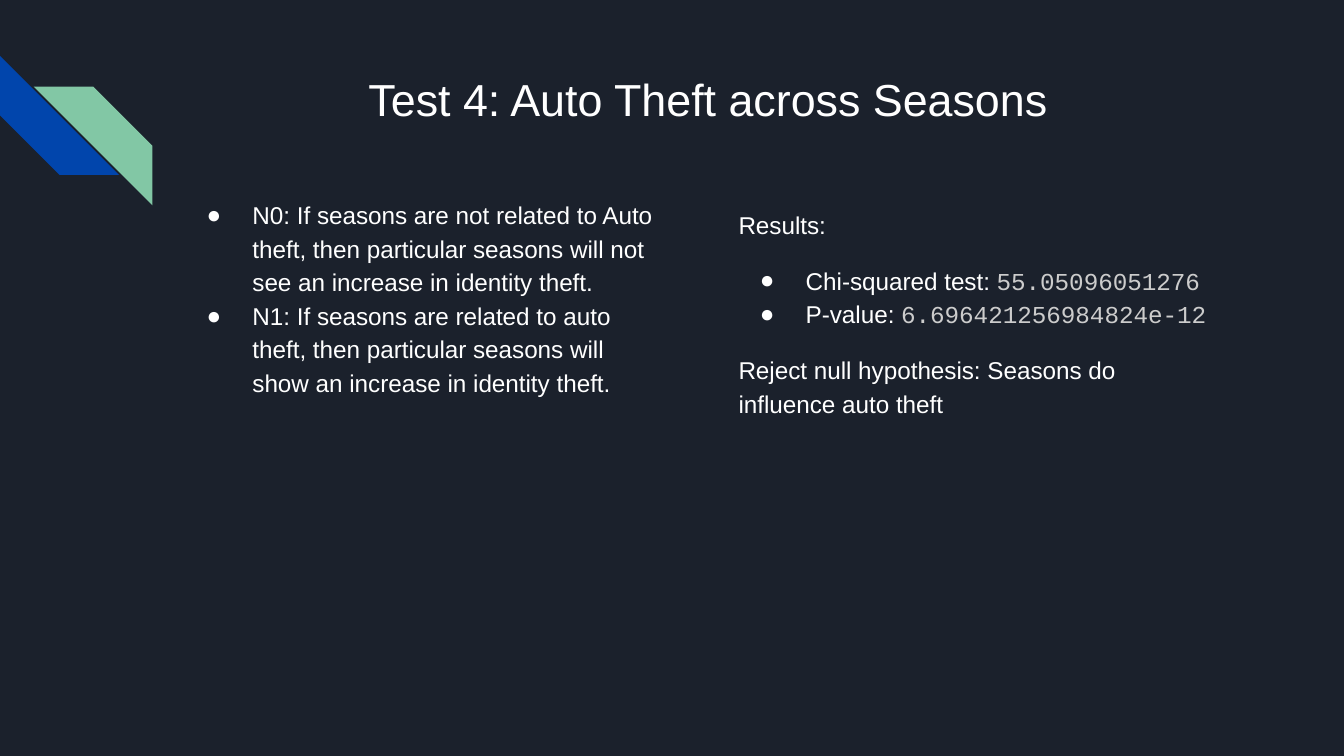
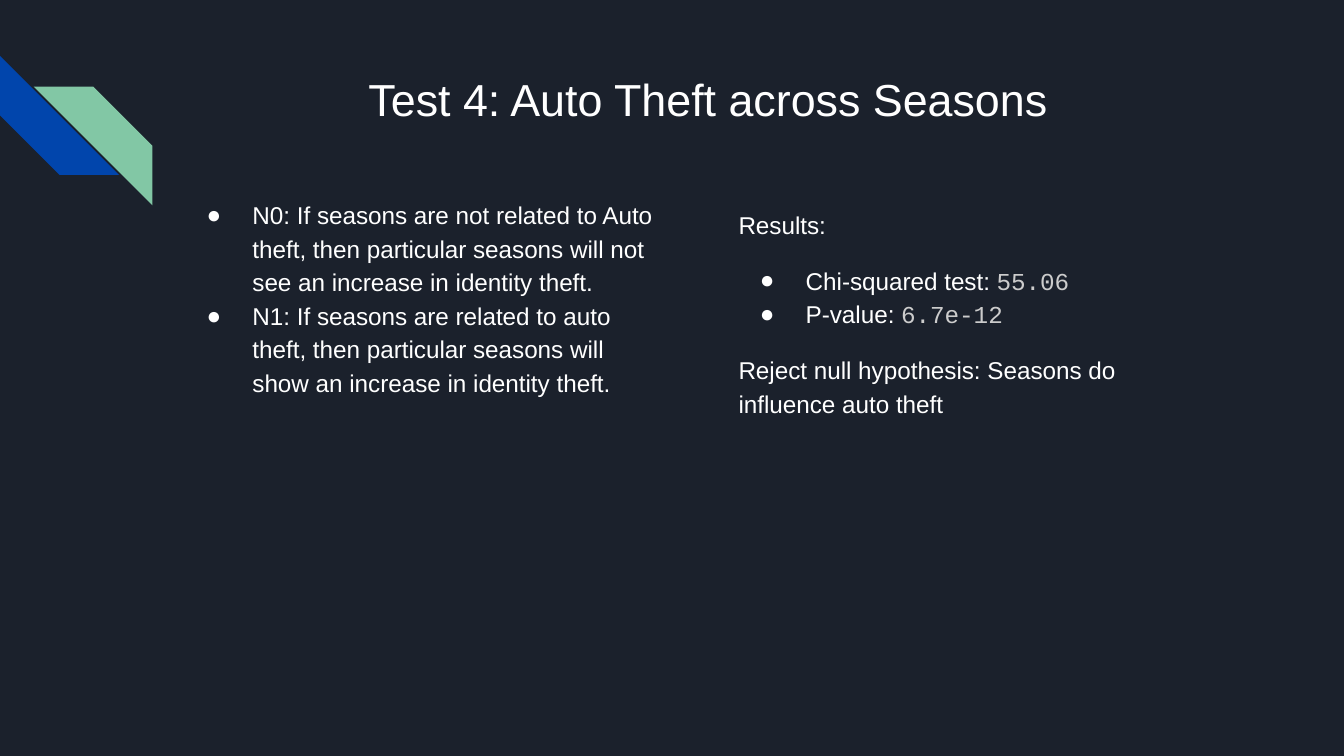
Before and after one commit to oddtexan/Project-1, a slide deck: slide 13 of Project 1 Presentation Final.pptx (slide 11 before the commit). Drawn at 1344x756 pixels with LibreOffice and Linux fonts; fonts in the diff are those of the drawing. Boxes give left, top, right and bottom in pixels: in the first picture for what was removed or moved away, otherwise in the second. Text is boxed around its words. In the diff, an @@ line names an element or a change of style, - is before the commit and + after.

```diff
--- a/Project 1 Presentation Final.pptx
+++ b/Project 1 Presentation Final.pptx
@@ text at (806,272,1070,324): text changed; font Courier New to Arial; text colour #CCCCCC to #FFFFFF @@
-● Chi-squared test: 55.05096051276
-● P-value: 6.696421256984824e-12
+● Chi-squared test: 55.06
+● P-value: 6.7e-12
```
Also in this commit, not shown: 10 other slides changed, 2 slides added, 1 slide removed, 3 other files.
